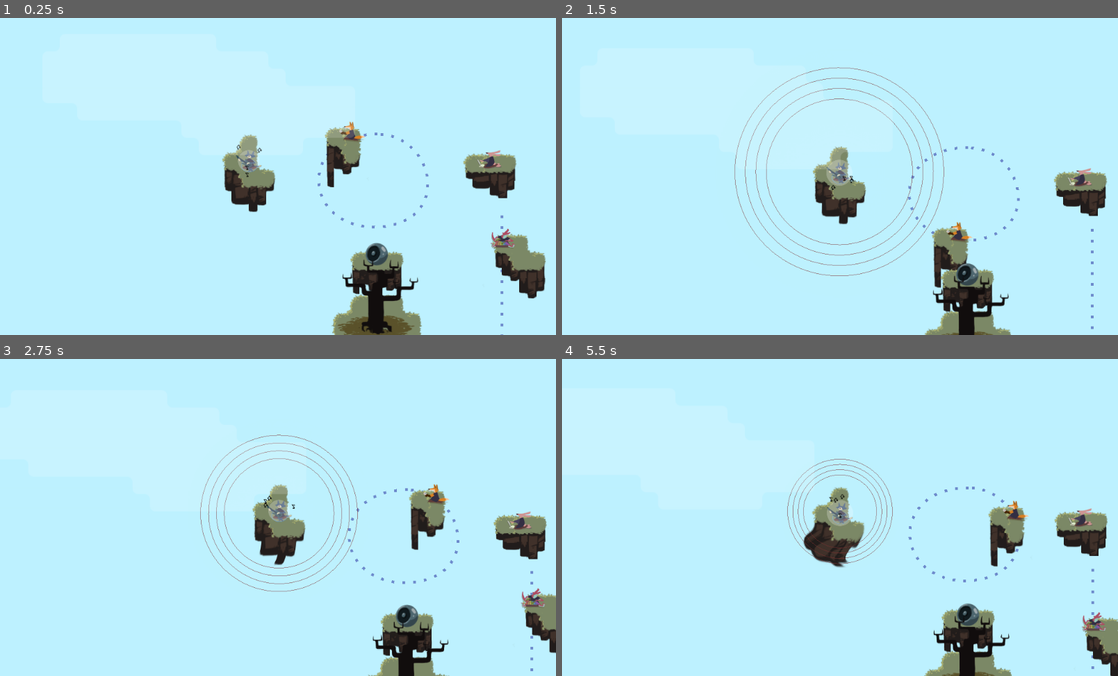
Above: before the commit, frames 1-4 (two rows, left to right).
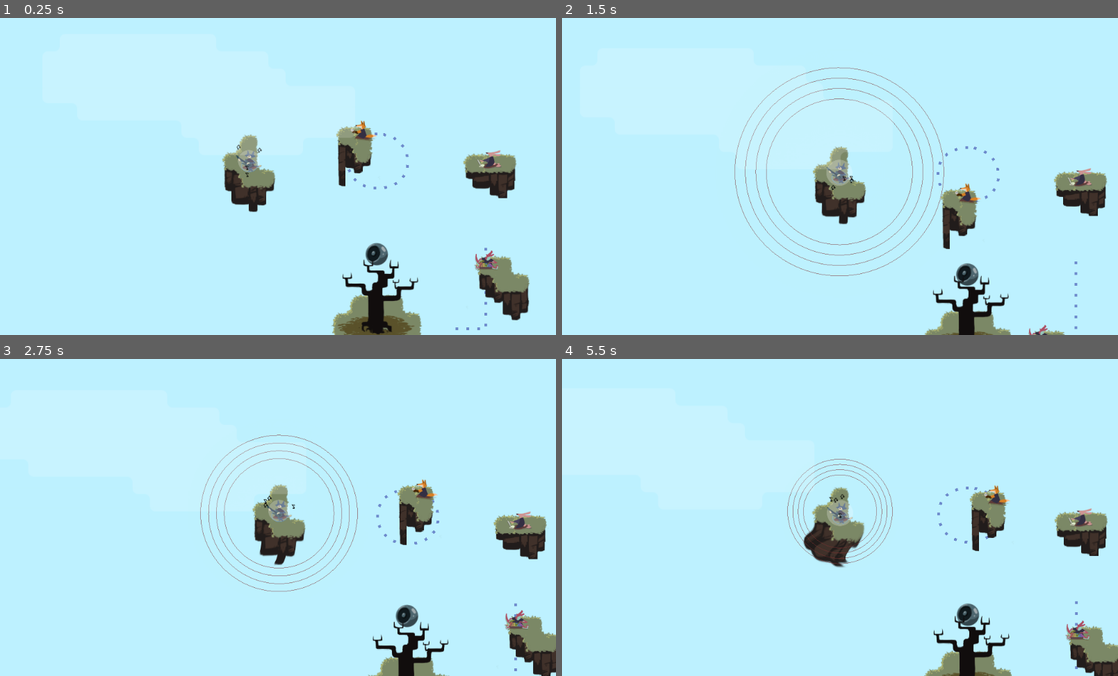
Above: after the commit, the same moments.

Repository: uspgamedev/skyjammers
Game: Godot game, scene res://stages/stage02.tscn
Two runs of this game, one before a commit and one after it. Both use one fixed random seed, a clock stepped at 60 frames per second and the inputs below. This scene is started directly instead of the project's main scene. Sound files missing from this copy of the repository are replaced by a short silence.
Inputs:
- Up to frame 1 (0.25 s): no input
- Up to frame 2 (1.5 s): hold Space (action_play) 0.53-1.28 s; tap Space (action_play) at 1.35 s
- Up to frame 3 (2.75 s): hold Space (action_play) from 2.03 s (still down)
- Up to frame 4 (5.5 s): release Space (action_play) at 2.78 s; tap Space (action_play) at 2.85, 4.35 s; hold Space (action_play) 3.53-4.28 s; hold Space (action_play) from 5.03 s (still down)

The runs differ from the first frame. In frame 1, 4.4% of the frame differs, in the area x 57-99%, y 32-100%; in frame 2, 2.7%; in frame 3, 3.9%; in frame 4, 3.7%.

Commit message:
deleting turret island

Diff:
--- a/game/stages/stage02.tscn
+++ b/game/stages/stage02.tscn
@@ -15,14 +15,14 @@
 
 bake_interval = 5.0
 _data = {
-"points": PoolVector2Array( 0, 0, -143.655, -1.26491, 120, -20, -135.834, -4.26491, 149.655, -2.73509, 113, 152, 105.569, 0.264909, 0, 0, 120, -20 )
+"points": PoolVector2Array( 0, 0, -78.6548, 0.735091, 120, -20, -69.8337, 0.735091, 78.6548, -0.735091, 120, 80, 70.5688, -0.735091, 0, 0, 120, -20 )
 }
 
 [sub_resource type="Curve2D" id=2]
 
 bake_interval = 5.0
 _data = {
-"points": PoolVector2Array( 0, 0, 0, 0, 270, 10, 0, 0, 0, 0, 270, 250, 0, 0, 0, 0, 170, 250 )
+"points": PoolVector2Array( 0, 0, 0, 0, 240, 70, 0, 0, 0, 0, 240, 220, 0, 0, 0, 0, 170, 220 )
 }
 
 [node name="Stage" index="0" instance=ExtResource( 1 )]
@@ -79,15 +79,10 @@
 [node name="Island3" parent="Instruments" index="2" instance=ExtResource( 5 )]
 
 position = Vector2( 120, 140 )
-tile_data = PoolIntArray( -2, 0, 0, -1, 1, 0, -65536, 1, 0, -65535, 3, 0, 65534, 12, 0, 65535, 18, 0, 0, 18, 0, 1, 15, 0 )
 
 [node name="Sentinel" parent="Instruments/Island3" index="0" instance=ExtResource( 7 )]
 
 position = Vector2( 0, -10 )
-
-[node name="Under2" parent="Instruments/Island3" index="2"]
-
-tile_data = PoolIntArray( 65534, 76, 0, 65535, 66, 0, 0, 66, 0, 1, 67, 0, 131070, 88, 0, 131071, 70, 0, 65536, 70, 0, 65537, 91, 0 )
 
 [node name="Island4" parent="Instruments" index="3" instance=ExtResource( 5 )]
 
@@ -134,7 +129,7 @@
 
 [node name="PathFollow2D" parent="Instruments/Path2D2" index="0"]
 
-position = Vector2( 270, 10 )
+position = Vector2( 240, 70 )
 _sections_unfolded = [ "Transform" ]
 
 [node name="Island" parent="Instruments/Path2D2/PathFollow2D" index="0" instance=ExtResource( 3 )]
